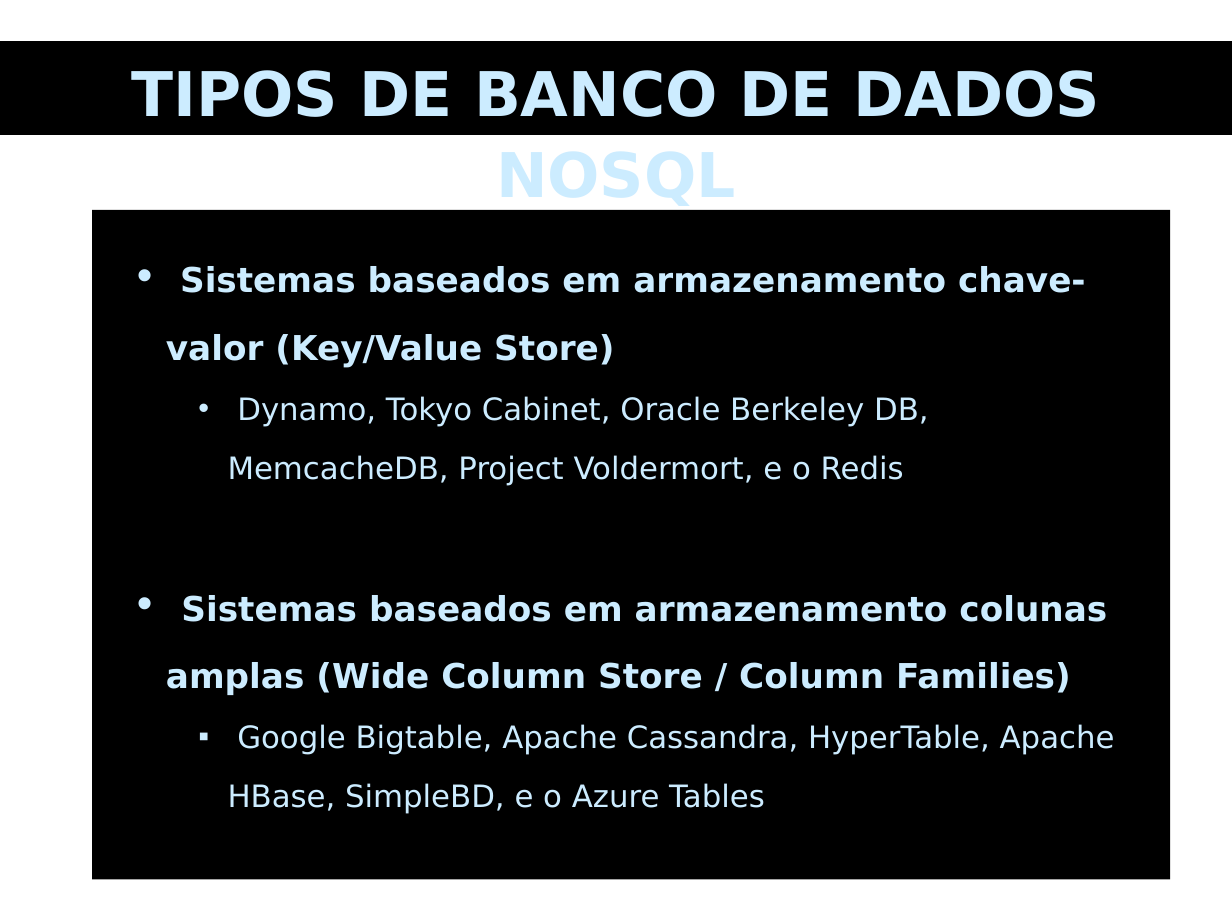
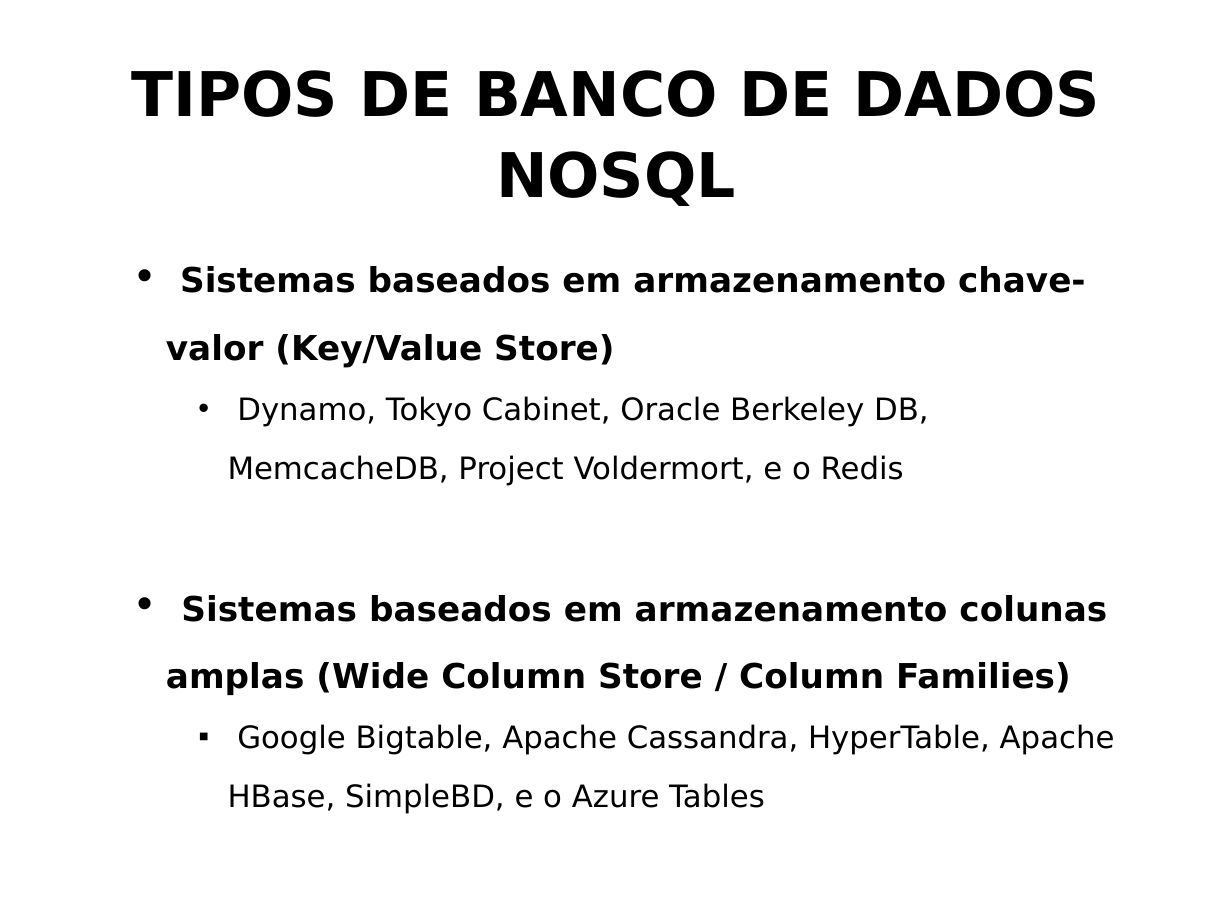
Before and after one commit to leoclaro/artigo-nosql, a slide deck: slide 7 of trabalho final/Apresentação - NOSQL.ppt. Drawn at 1232x924 pixels with LibreOffice and Linux fonts; fonts in the diff are those of the drawing; background and template pictures are left out. Boxes give left, top, right and bottom in pixels: in the first picture for what was removed or moved away, otherwise in the second. Text is boxed around its words. In the diff, an @@ line names an element or a change of style, - is before the commit and + after.

```diff
--- a/trabalho final/Apresentação - NOSQL.ppt
+++ b/trabalho final/Apresentação - NOSQL.ppt
@@ text "TIPOS DE BANCO DE DADOS ...": place and size @@
-text "TIPOS DE BANCO DE DADOS ..." at bbox=[0, 41, 1232, 134]
+text "TIPOS DE BANCO DE DADOS ..." at bbox=[131, 70, 1101, 206]
@@ text "TIPOS DE BANCO DE DADOS ..." at bbox=[131, 70, 1101, 206]: text colour #CCECFF to #000000; fill #000000 to none @@
@@ text "Sistemas baseados em armazenamento chave-valor ...": place and size @@
-text "Sistemas baseados em armazenamento chave-valor ..." at bbox=[92, 209, 1170, 880]
+text "Sistemas baseados em armazenamento chave-valor ..." at bbox=[166, 266, 1115, 814]
@@ text "Sistemas baseados em armazenamento chave-valor ..." at bbox=[166, 266, 1115, 814]: text colour #CCECFF to #000000; bullet colour #CCECFF to #000000; fill #000000 to none @@
```
Also in this commit, not shown: 9 other slides changed.
